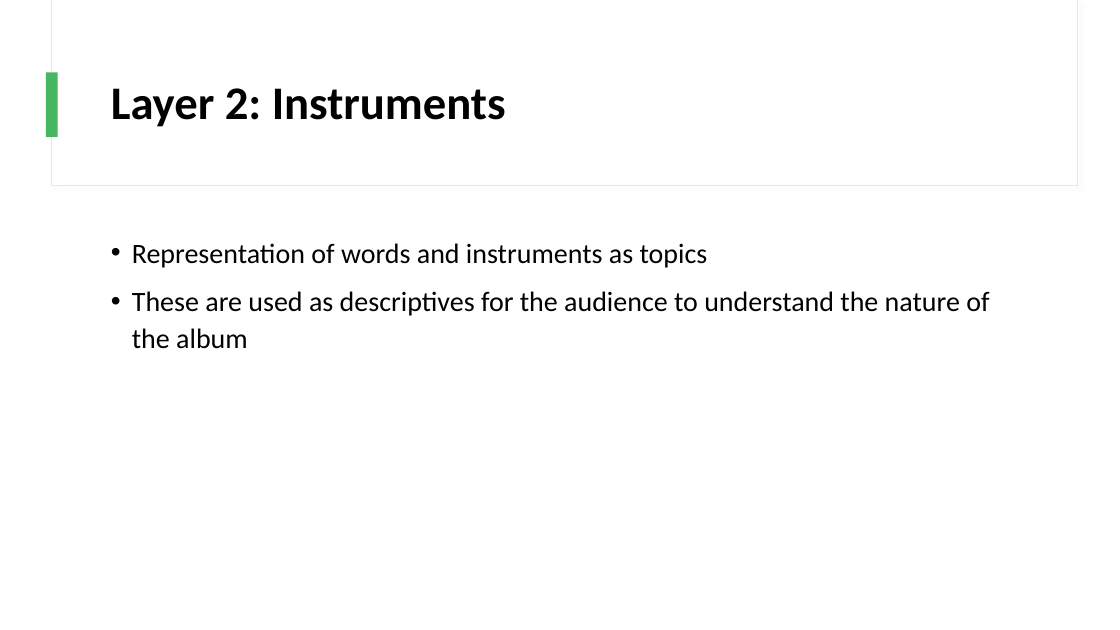
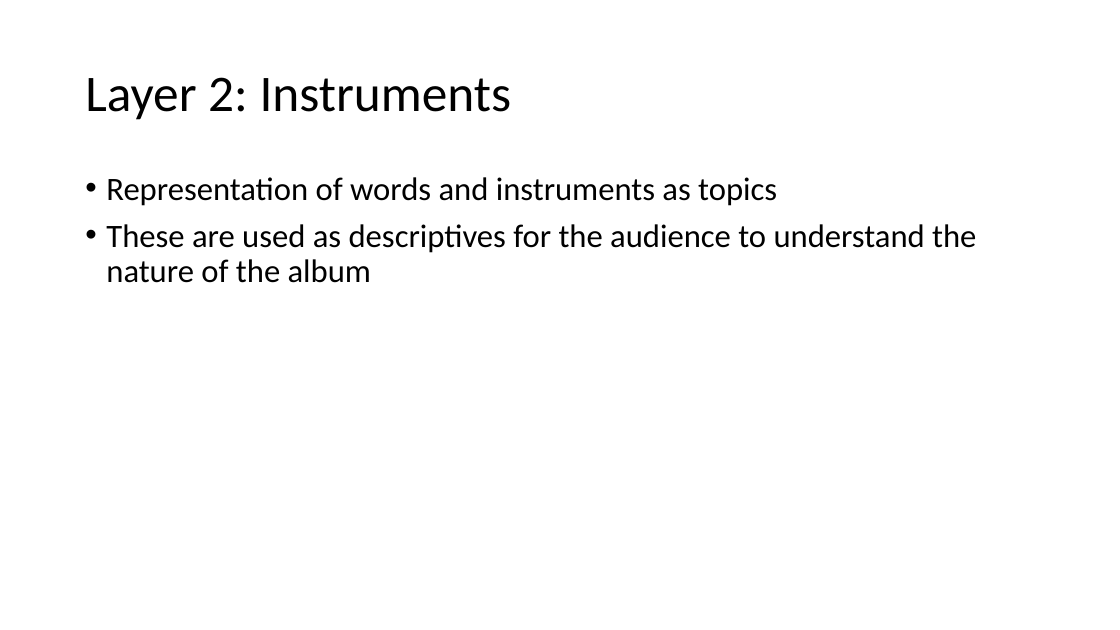
Before and after one commit to chan-chris/Metis_proj5, a slide deck: slide 15 of presentations/jazz_recs.pptx (slide 10 before the commit). Drawn at 1120x630 pixels with LibreOffice and Linux fonts; fonts in the diff are those of the drawing. Boxes give left, top, right and bottom in pixels: in the first picture for what was removed or moved away, otherwise in the second. Text is boxed around its words. In the diff, an @@ line names an element or a change of style, - is before the commit and + after.

```diff
--- a/presentations/jazz_recs.pptx
+++ b/presentations/jazz_recs.pptx
@@ rectangle removed at (x1=51, y1=0, x2=1077, y2=186) @@
@@ rectangle removed at (x1=52, y1=0, x2=1077, y2=185) @@
@@ title "Layer 2: Instruments" moved from (x1=111, y1=88, x2=506, y2=127) to (x1=85, y1=77, x2=512, y2=120) @@
@@ title "Layer 2: Instruments" at (x1=85, y1=77, x2=512, y2=120): size 40 to 44 pt, bold off @@
@@ rectangle removed at (x1=46, y1=72, x2=58, y2=137) @@
@@ text "Representation of words and instruments ..." moved from (x1=132, y1=243, x2=989, y2=349) to (x1=106, y1=177, x2=976, y2=283) @@
@@ text "Representation of words and instruments ..." at (x1=106, y1=177, x2=976, y2=283): size 24 to 28 pt; line spacing 1.1 to 0.9 @@
```
Also in this commit, not shown: 4 other slides changed, 13 slides added, 8 slides removed, 4 other files.
